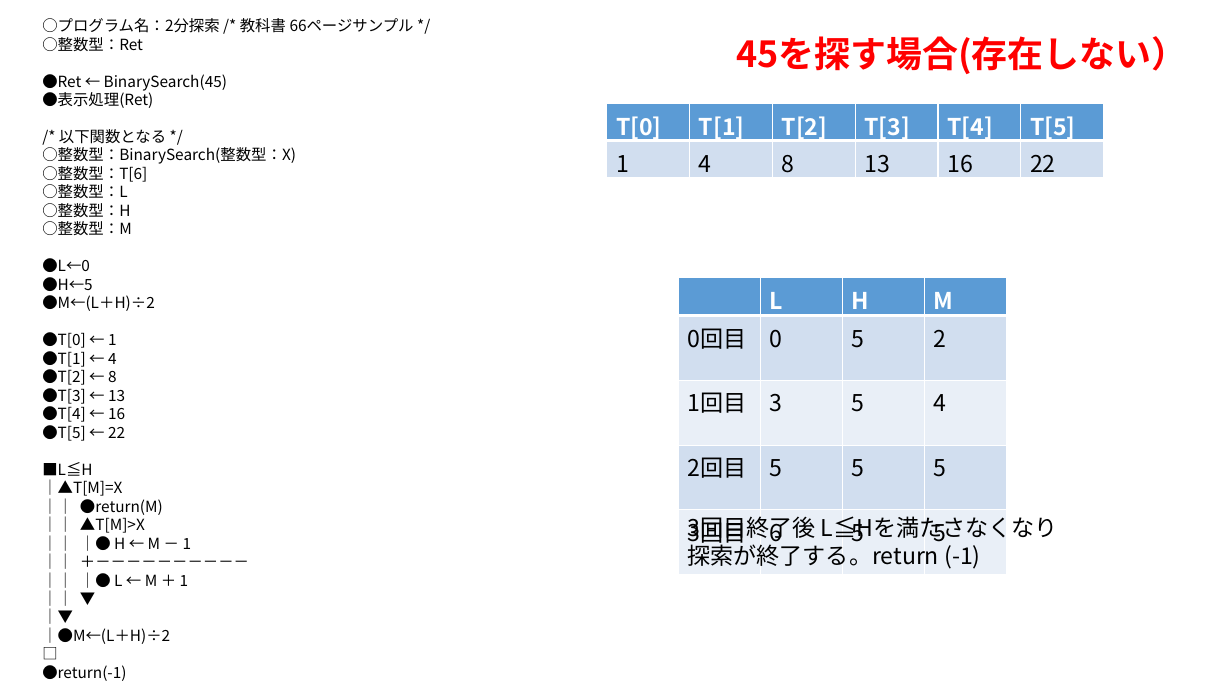
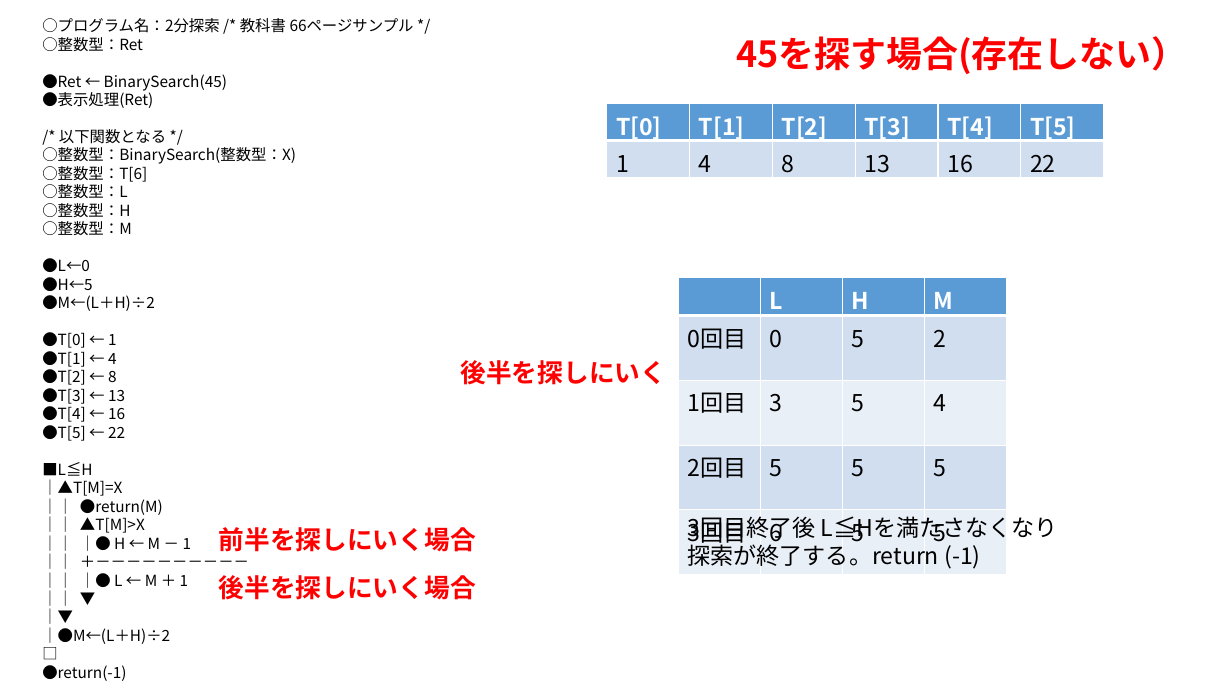
Before and after one commit to masakage/algorithm, a slide deck: slide 8 of docs/第10回探索アルゴリズム.pptx (slide 7 before the commit). Drawn at 1232x693 pixels with LibreOffice and Linux fonts; fonts in the diff are those of the drawing. Boxes give left, top, right and bottom in pixels: in the first picture for what was removed or moved away, otherwise in the second. Text is boxed around its words. In the diff, an @@ line names an element or a change of style, - is before the commit and + after.

Commit message:
modified

```diff
--- a/docs/第10回探索アルゴリズム.pptx
+++ b/docs/第10回探索アルゴリズム.pptx
@@ text added at [461, 360, 667, 385], 20 pt, text #FF0000, bold @@
+後半を探しにいく
@@ text added at [219, 527, 476, 552], 20 pt, text #FF0000, bold @@
+前半を探しにいく場合
@@ text added at [219, 575, 476, 600], 20 pt, text #FF0000, bold @@
+後半を探しにいく場合
```
Also in this commit, not shown: 1 other slide changed, 2 slides added.
